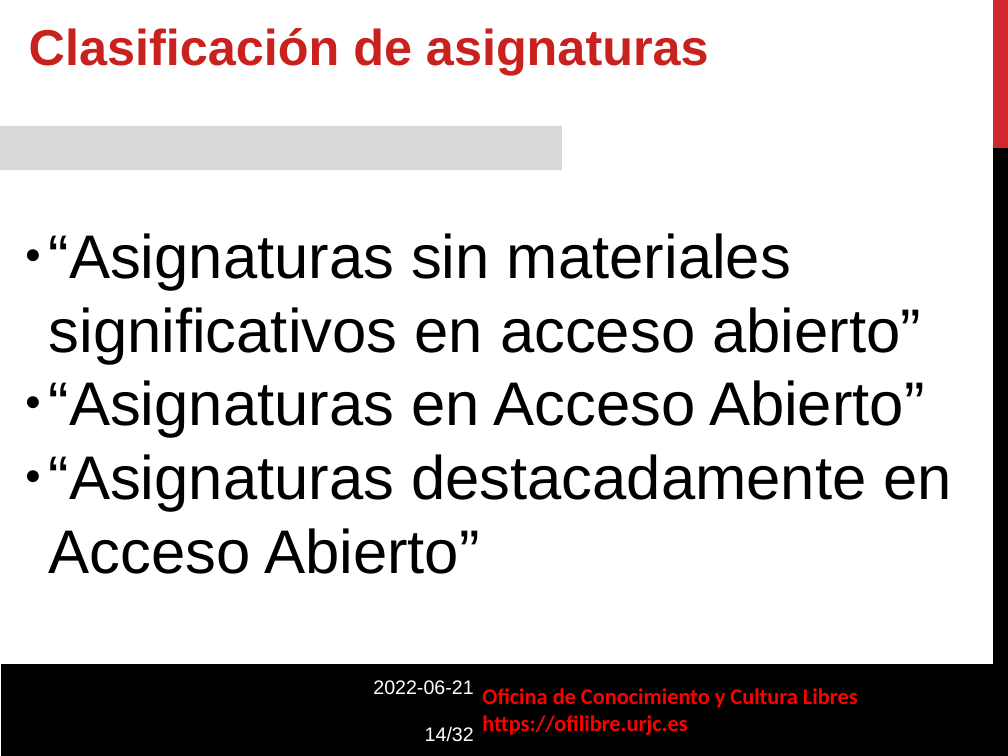
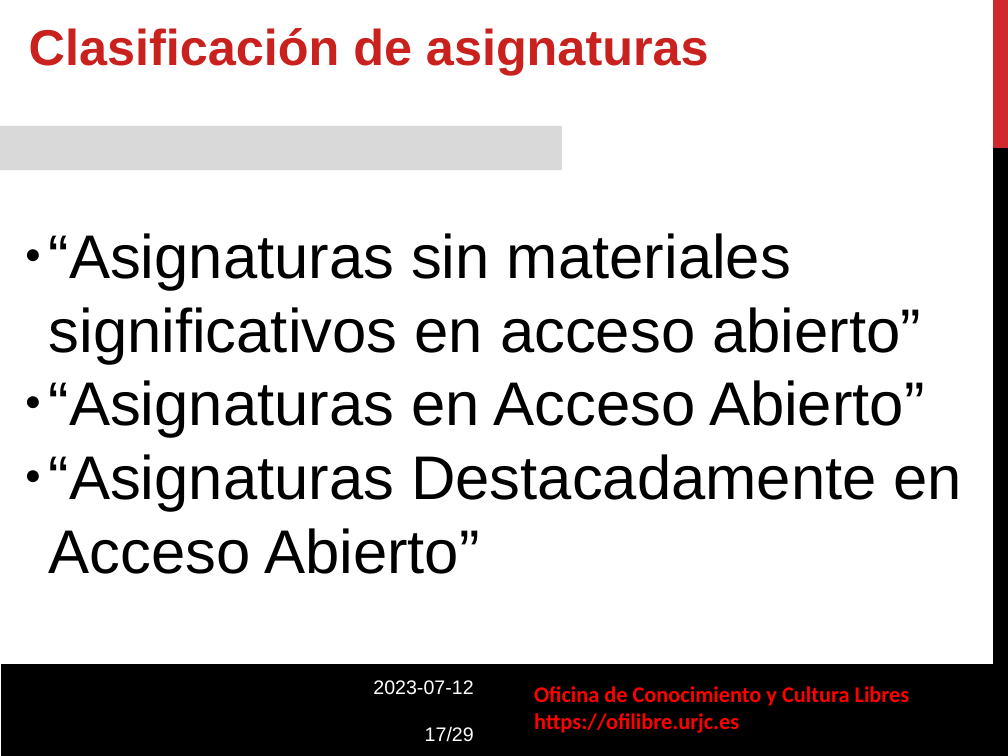
Before and after one commit to gabrielIzquierdo/OfiLibreGabri.github.io, a slide deck: slide 17 of static/transpas/convocatoria-asignaturas-abierto/Convocatoria_Asignaturas_Abierto.odp (slide 14 before the commit). Drawn at 1008x756 pixels with LibreOffice and Linux fonts; fonts in the diff are those of the drawing; background and template pictures are left out. Boxes give left, top, right and bottom in pixels: in the first picture for what was removed or moved away, otherwise in the second. Text is boxed around its words. In the diff, an @@ line names an element or a change of style, - is before the commit and + after.

Commit message:
Nuevas transpas asignaturas en abierto

```diff
--- a/static/transpas/convocatoria-asignaturas-abierto/Convocatoria_Asignaturas_Abierto.odp
+++ b/static/transpas/convocatoria-asignaturas-abierto/Convocatoria_Asignaturas_Abierto.odp
@@ text in rectangle at box(49, 454, 962, 574): text changed @@
-● “Asignaturas destacadamente en Acceso Abierto”
+● “Asignaturas Destacadamente en Acceso Abierto”
@@ text at box(373, 680, 474, 742): text changed @@
-2022-06-21
-14/32
+2023-07-12
+17/29
@@ text "Oficina de Conocimiento y Cultura ...": place and size @@
-text "Oficina de Conocimiento y Cultura ..." at box(482, 688, 858, 735)
+text "Oficina de Conocimiento y Cultura ..." at box(534, 686, 910, 733)
```
Also in this commit, not shown: 20 other slides changed, 5 slides added, 8 slides removed, 3 other files.
